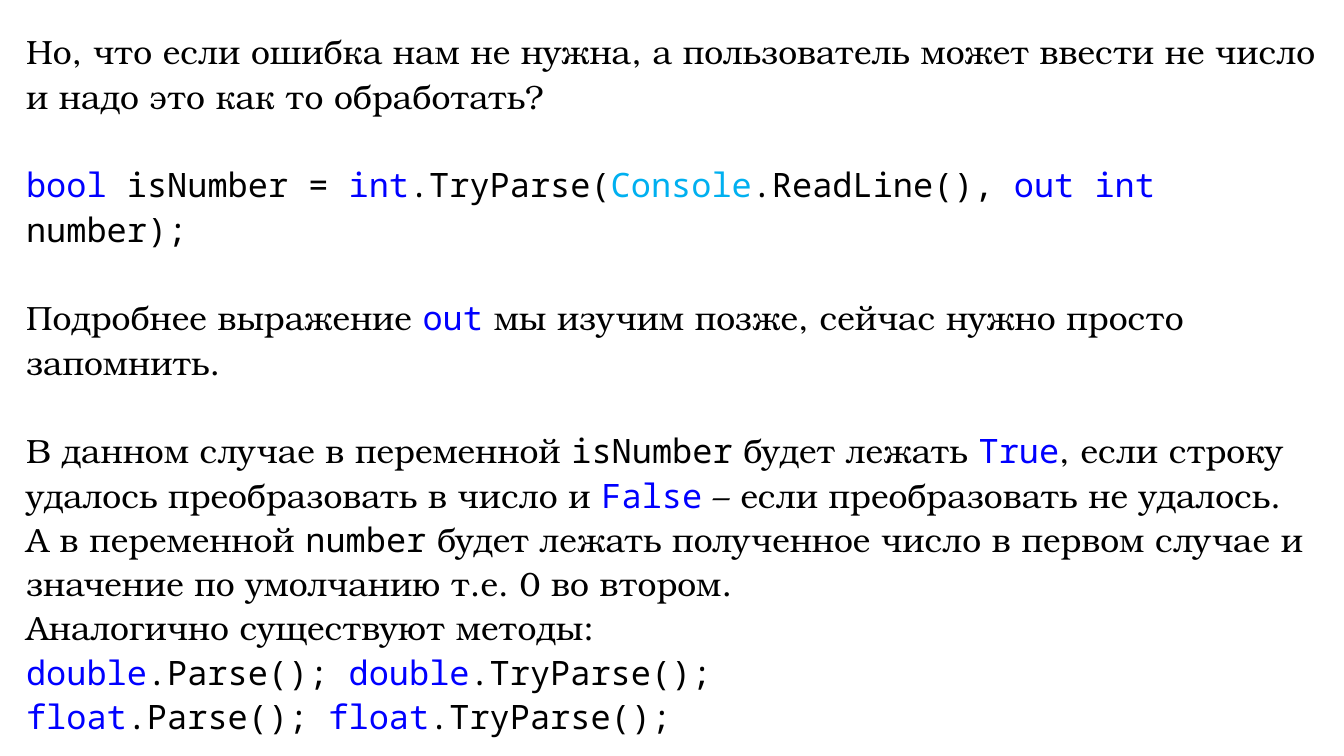
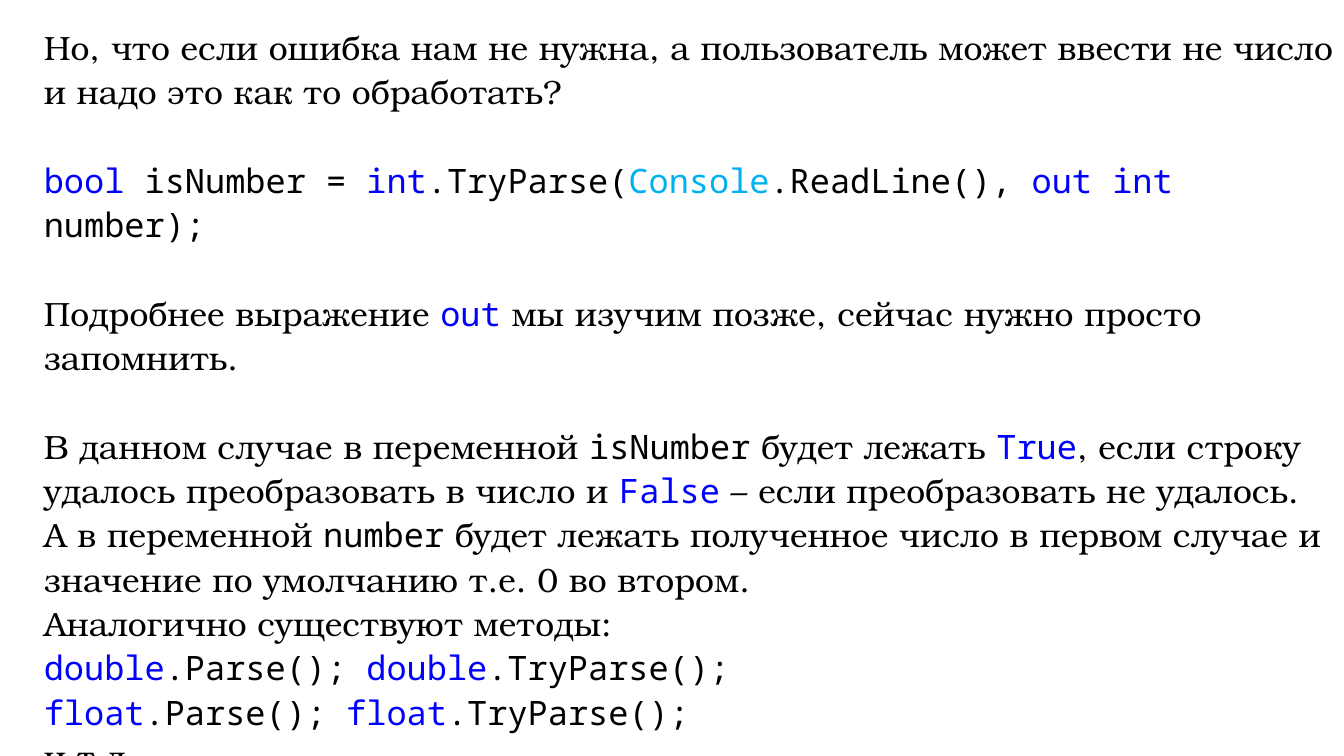
Before and after one commit to DaniilKlyukin/ITiP-1, a slide deck: slide 31 of Лекции/ИТиП лек 1 (лр 1).pptx. Drawn at 1344x756 pixels with LibreOffice and Linux fonts; fonts in the diff are those of the drawing. Boxes give left, top, right and bottom in pixels: in the first picture for what was removed or moved away, otherwise in the second. Text is boxed around its words. In the diff, an @@ line names an element or a change of style, - is before the commit and + after.

```diff
--- a/Лекции/ИТиП лек 1 (лр 1).pptx
+++ b/Лекции/ИТиП лек 1 (лр 1).pptx
@@ text "Но, что если ошибка нам ...": place and size @@
-text "Но, что если ошибка нам ..." at (26,39,1315,738)
+text "Но, что если ошибка нам ..." at (44,35,1333,734)
```
Also in this commit, not shown: 8 other slides changed, 1 slide added, 1 slide removed, 1 other file.
